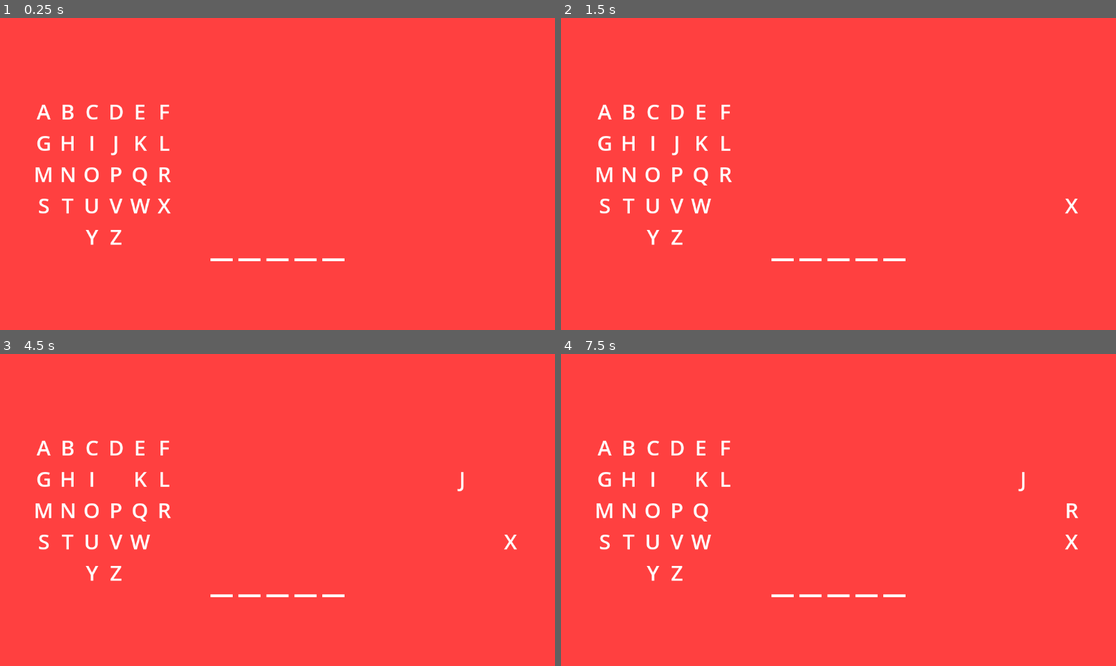
Above: before the commit, frames 1-4 (two rows, left to right).
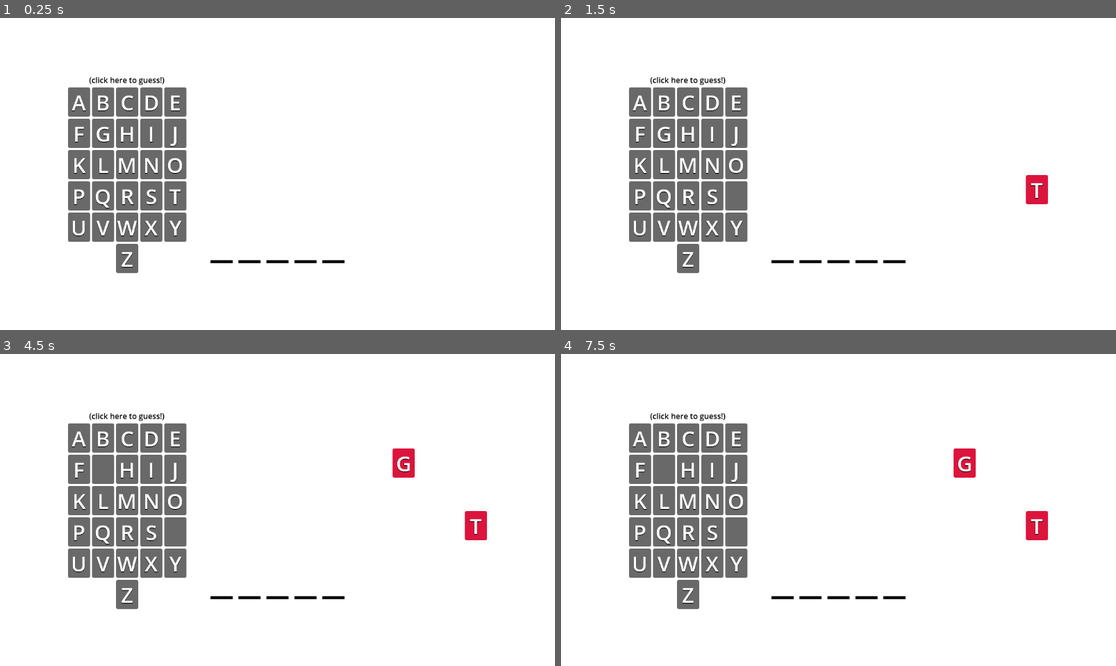
Above: after the commit, the same moments.

Repository: hnelken/techguild-strikeman
Game: Godot game, scene res://game.tscn
Two runs of this game, one before a commit and one after it. Both use one fixed random seed, a clock stepped at 60 frames per second and the inputs below.
Inputs (mouse positions are in pixels of both pictures, inside the frame that each line leads up to):
- Up to frame 1 (0.25 s): no input
- Up to frame 2 (1.5 s): tap Enter at 0.5, 1.25 s; move the mouse to (960, 158) at 0.52 s; click (960, 158) at 0.67 s; move the mouse to (727, 189) at 1.27 s; click (727, 189) at 1.42 s
- Up to frame 3 (4.5 s): tap Enter every 0.75 s from 2 to 4.25 s; move the mouse to (333, 441) at 2.02 s; click (333, 441) at 2.17 s; move the mouse to (249, 572) at 2.77 s; click (249, 572) at 2.92 s; move the mouse to (444, 556) at 3.52 s; click (444, 556) at 3.67 s; move the mouse to (111, 463) at 4.27 s; click (111, 463) at 4.42 s
- Up to frame 4 (7.5 s): move the mouse to (866, 510) at 5.02 s; click (866, 510) at 5.17 s; move the mouse to (755, 432) at 5.77 s; click (755, 432) at 5.92 s; move the mouse to (960, 494) at 6.52 s; click (960, 494) at 6.67 s; move the mouse to (727, 525) at 7.27 s; click (727, 525) at 7.42 s

The runs differ from the first frame. In frame 1, 99% of the frame differs, in the area x 0-100%, y 0-100%; in frame 2, 99%; in frame 3, 99%; in frame 4, 99%.

Commit message:
add letter bg color

Diff:
--- a/LetterModel/base_letter_model.gd
+++ b/LetterModel/base_letter_model.gd
@@ -6,6 +6,12 @@
 
 @export var letter = "A"
 @export var hasBeenGuessed = false
+
+func isBackgroundVisible() -> bool:
+	return true
+
+func backgroundColor() -> Color:
+	return Color.DIM_GRAY
 
 func isLetterVisible() -> bool:
 	return true
--- a/LetterModel/correct_letter_model.gd
+++ b/LetterModel/correct_letter_model.gd
@@ -1,6 +1,12 @@
 extends BaseLetterModel
 
 class_name CorrectLetterModel
+
+func isBackgroundVisible() -> bool:
+	return hasBeenGuessed
+
+func backgroundColor() -> Color:
+	return Color.MEDIUM_SEA_GREEN
 
 func isLetterVisible() -> bool:
 	return hasBeenGuessed
--- a/LetterModel/wrong_letter_model.gd
+++ b/LetterModel/wrong_letter_model.gd
@@ -1,6 +1,12 @@
 extends BaseLetterModel
 
 class_name WrongLetterModel
+
+func isBackgroundVisible() -> bool:
+	return hasBeenGuessed
+
+func backgroundColor() -> Color:
+	return Color.CRIMSON
 
 func isLetterVisible() -> bool:
 	return hasBeenGuessed
--- a/game.tscn
+++ b/game.tscn
@@ -5,7 +5,7 @@
 [ext_resource type="PackedScene" uid="uid://c2lfsrgg2yg77" path="res://letter_list.tscn" id="2_gc47r"]
 
 [sub_resource type="StyleBoxFlat" id="StyleBoxFlat_3yu34"]
-bg_color = Color(1, 0.25098, 0.25098, 1)
+bg_color = Color(1, 1, 1, 1)
 
 [node name="Game" type="Node2D"]
 script = ExtResource("1_gp2fx")
@@ -38,8 +38,27 @@
 theme_override_constants/margin_left = 44
 theme_override_constants/margin_right = 44
 
-[node name="InputLetterList" parent="CanvasLayer/Background/HBoxContainer/InputLetterListContainer/MarginContainer" instance=ExtResource("2_gc47r")]
+[node name="HBoxContainer" type="HBoxContainer" parent="CanvasLayer/Background/HBoxContainer/InputLetterListContainer/MarginContainer"]
+layout_mode = 2
+
+[node name="LeftSpacing" type="Control" parent="CanvasLayer/Background/HBoxContainer/InputLetterListContainer/MarginContainer/HBoxContainer"]
+layout_mode = 2
+size_flags_horizontal = 3
+size_flags_vertical = 3
+size_flags_stretch_ratio = 1.5
+
+[node name="VBoxContainer" type="VBoxContainer" parent="CanvasLayer/Background/HBoxContainer/InputLetterListContainer/MarginContainer/HBoxContainer"]
+layout_mode = 2
+
+[node name="Label" type="Label" parent="CanvasLayer/Background/HBoxContainer/InputLetterListContainer/MarginContainer/HBoxContainer/VBoxContainer"]
+layout_mode = 2
+theme_override_colors/font_color = Color(0, 0, 0, 1)
+text = "(click here to guess!)"
+horizontal_alignment = 1
+
+[node name="InputLetterList" parent="CanvasLayer/Background/HBoxContainer/InputLetterListContainer/MarginContainer/HBoxContainer/VBoxContainer" instance=ExtResource("2_gc47r")]
 unique_name_in_owner = true
+custom_minimum_size = Vector2(250, 0)
 layout_mode = 2
 
 [node name="BottomSpacing" type="Control" parent="CanvasLayer/Background/HBoxContainer/InputLetterListContainer"]
@@ -48,7 +67,9 @@
 size_flags_stretch_ratio = 1.5
 
 [node name="MiddleContainer" type="VBoxContainer" parent="CanvasLayer/Background/HBoxContainer"]
+custom_minimum_size = Vector2(250, 0)
 layout_mode = 2
+size_flags_stretch_ratio = 2.0
 alignment = 1
 
 [node name="TopSpacing" type="Control" parent="CanvasLayer/Background/HBoxContainer/MiddleContainer"]
@@ -81,10 +102,20 @@
 theme_override_constants/margin_left = 44
 theme_override_constants/margin_right = 44
 
-[node name="WrongLetterList" parent="CanvasLayer/Background/HBoxContainer/WrongLetterListContainer/MarginContainer" instance=ExtResource("2_gc47r")]
+[node name="HBoxContainer" type="HBoxContainer" parent="CanvasLayer/Background/HBoxContainer/WrongLetterListContainer/MarginContainer"]
+layout_mode = 2
+
+[node name="WrongLetterList" parent="CanvasLayer/Background/HBoxContainer/WrongLetterListContainer/MarginContainer/HBoxContainer" instance=ExtResource("2_gc47r")]
 unique_name_in_owner = true
+custom_minimum_size = Vector2(250, 0)
 layout_mode = 2
 listType = 1
+
+[node name="LeftSpacing" type="Control" parent="CanvasLayer/Background/HBoxContainer/WrongLetterListContainer/MarginContainer/HBoxContainer"]
+layout_mode = 2
+size_flags_horizontal = 3
+size_flags_vertical = 3
+size_flags_stretch_ratio = 1.5
 
 [node name="BottomSpacing" type="Control" parent="CanvasLayer/Background/HBoxContainer/WrongLetterListContainer"]
 layout_mode = 2
--- a/letter.gd
+++ b/letter.gd
@@ -8,15 +8,23 @@
 
 @onready var letterLabel: Label = %LetterLabel
 @onready var underline: ColorRect = %Underline
+@onready var background: Panel = %Background
 
 func _ready() -> void:
 	_updateLetterUI()
 	letterModel.didUpdateLetterModel.connect(_updateLetterUI)
 
-func _updateLetterUI():
+func _updateLetterUI() -> void:
 	letterLabel.text = letterModel.letter
 	letterLabel.visible = letterModel.isLetterVisible()
 	underline.visible = letterModel.isUnderlineVisible()
+	_updateBackgroundColor()
+
+func _updateBackgroundColor() -> void:
+	background.visible = letterModel.isBackgroundVisible()
+	var styleBox: StyleBoxFlat = background.get_theme_stylebox("panel").duplicate()
+	styleBox.set("bg_color", letterModel.backgroundColor())
+	background.add_theme_stylebox_override("panel", styleBox)
 
 func _letterLabelTapped(event: InputEvent) -> void:
 	if not letterModel.isTappable(): return
--- a/letter.tscn
+++ b/letter.tscn
@@ -1,7 +1,14 @@
-[gd_scene load_steps=3 format=3 uid="uid://swqg36yihjq6"]
+[gd_scene load_steps=4 format=3 uid="uid://swqg36yihjq6"]
 
 [ext_resource type="Theme" uid="uid://d3ofljg7iynf2" path="res://game_theme.tres" id="1_0nqdm"]
 [ext_resource type="Script" path="res://letter.gd" id="1_im5gx"]
+
+[sub_resource type="StyleBoxFlat" id="StyleBoxFlat_30r6f"]
+bg_color = Color(0, 0, 0, 1)
+corner_radius_top_left = 4
+corner_radius_top_right = 4
+corner_radius_bottom_right = 4
+corner_radius_bottom_left = 4
 
 [node name="Letter" type="CenterContainer"]
 anchors_preset = 15
@@ -18,6 +25,16 @@
 theme = ExtResource("1_0nqdm")
 text = "    "
 
+[node name="Background" type="Panel" parent="EmptySpace"]
+unique_name_in_owner = true
+layout_mode = 1
+anchors_preset = 15
+anchor_right = 1.0
+anchor_bottom = 1.0
+grow_horizontal = 2
+grow_vertical = 2
+theme_override_styles/panel = SubResource("StyleBoxFlat_30r6f")
+
 [node name="Underline" type="ColorRect" parent="EmptySpace"]
 unique_name_in_owner = true
 layout_mode = 1
@@ -25,9 +42,11 @@
 anchor_top = 1.0
 anchor_right = 1.0
 anchor_bottom = 1.0
-offset_bottom = 6.0
+offset_top = 4.0
+offset_bottom = 10.0
 grow_horizontal = 2
 grow_vertical = 0
+color = Color(0, 0, 0, 1)
 
 [node name="LetterLabel" type="Label" parent="EmptySpace"]
 unique_name_in_owner = true
@@ -41,6 +60,8 @@
 grow_horizontal = 2
 grow_vertical = 2
 mouse_filter = 0
+theme_override_colors/font_shadow_color = Color(0, 0, 0, 1)
+theme_override_constants/shadow_offset_x = 0
 text = "A"
 horizontal_alignment = 1
 vertical_alignment = 1
Not shown, added: docs/index.apple-touch-icon.png.import
Not shown, added: docs/index.icon.png.import
Not shown, added: docs/index.png.import
